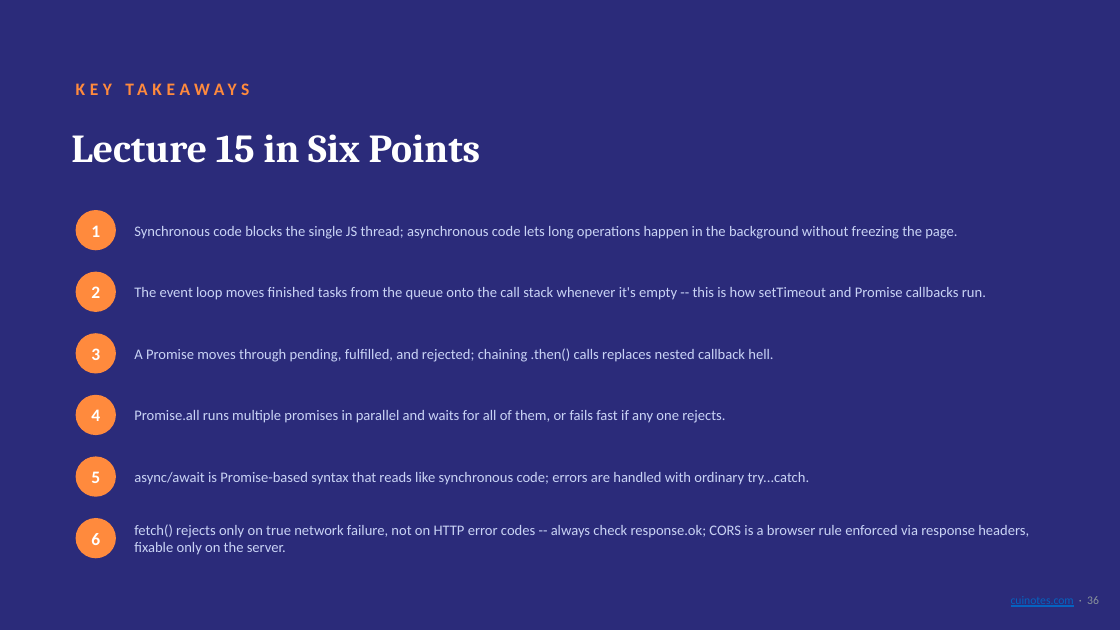
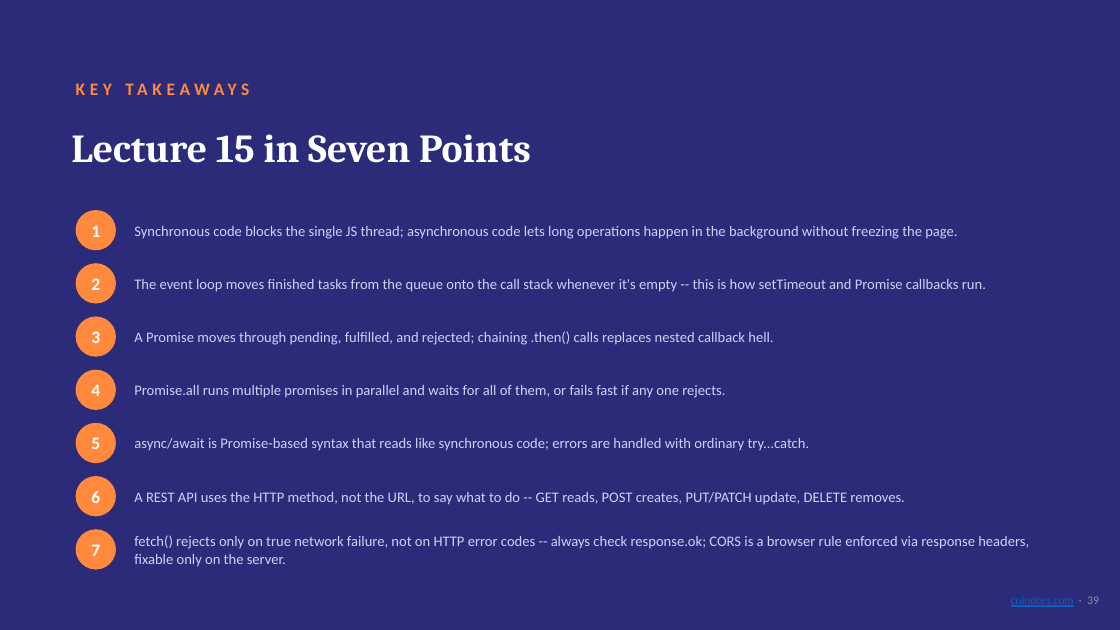
Before and after one commit to mua22/mern-web-book, a slide deck: slide 39 of slides/CSC336-Lecture-15-Async-JavaScript-Promises-and-Fetch.pptx (slide 36 before the commit). Drawn at 1120x630 pixels with LibreOffice and Linux fonts; fonts in the diff are those of the drawing. Boxes give left, top, right and bottom in pixels: in the first picture for what was removed or moved away, otherwise in the second. Text is boxed around its words. In the diff, an @@ line names an element or a change of style, - is before the commit and + after.

```diff
--- a/slides/CSC336-Lecture-15-Async-JavaScript-Promises-and-Fetch.pptx
+++ b/slides/CSC336-Lecture-15-Async-JavaScript-Promises-and-Fetch.pptx
@@ text at box(71, 134, 531, 163): text changed @@
-Lecture 15 in Six Points
+Lecture 15 in Seven Points
@@ 2 texts, 1 ellipse: place and size @@
-2 texts, 1 ellipse at box(76, 271, 986, 312)
+2 texts, 1 ellipse at box(76, 263, 986, 303)
@@ 2 texts, 1 ellipse: place and size @@
-2 texts, 1 ellipse at box(76, 334, 773, 374)
+2 texts, 1 ellipse at box(76, 317, 773, 357)
@@ 2 texts, 1 ellipse: place and size @@
-2 texts, 1 ellipse at box(76, 395, 725, 435)
+2 texts, 1 ellipse at box(76, 370, 725, 410)
@@ text "async/await is Promise-based syntax that ...": place and size @@
-text "async/await is Promise-based syntax that ..." at box(134, 472, 810, 485)
+text "async/await is Promise-based syntax that ..." at box(134, 438, 810, 451)
@@ text "5": place and size @@
-text "5" at box(91, 471, 100, 483)
+text "5" at box(91, 437, 100, 449)
@@ ellipse added at box(76, 423, 116, 463), fill #FF8A3D @@
@@ text "6": place and size @@
-text "6" at box(91, 533, 100, 545)
+text "6" at box(91, 491, 100, 503)
@@ ellipse: place and size @@
-ellipse at box(76, 456, 116, 497)
+ellipse at box(76, 476, 116, 517)
@@ text added at box(134, 492, 904, 505), 12.5 pt, text #C9D3F5 @@
+A REST API uses the HTTP method, not the URL, to say what to do -- GET reads, POST creates, PUT/PATCH update, DELETE removes.
@@ ellipse: place and size @@
-ellipse at box(76, 518, 116, 559)
+ellipse at box(76, 529, 116, 570)
@@ text "fetch() rejects only on true ...": place and size @@
-text "fetch() rejects only on true ..." at box(134, 524, 1029, 555)
+text "fetch() rejects only on true ..." at box(134, 535, 1029, 567)
@@ text added at box(91, 544, 100, 556), 15 pt, text #FFFFFF, bold @@
+7
```
Also in this commit, not shown: 12 other slides changed, 3 slides added, 11 other files.
